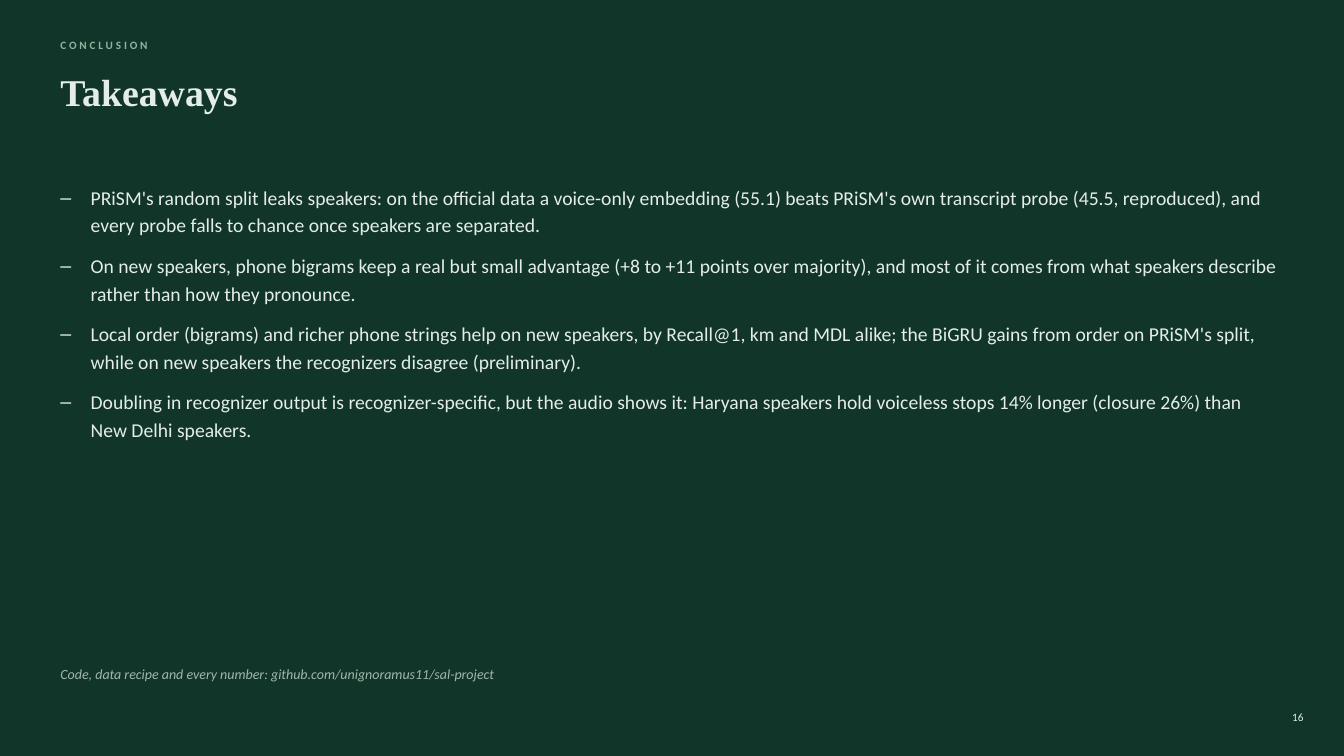
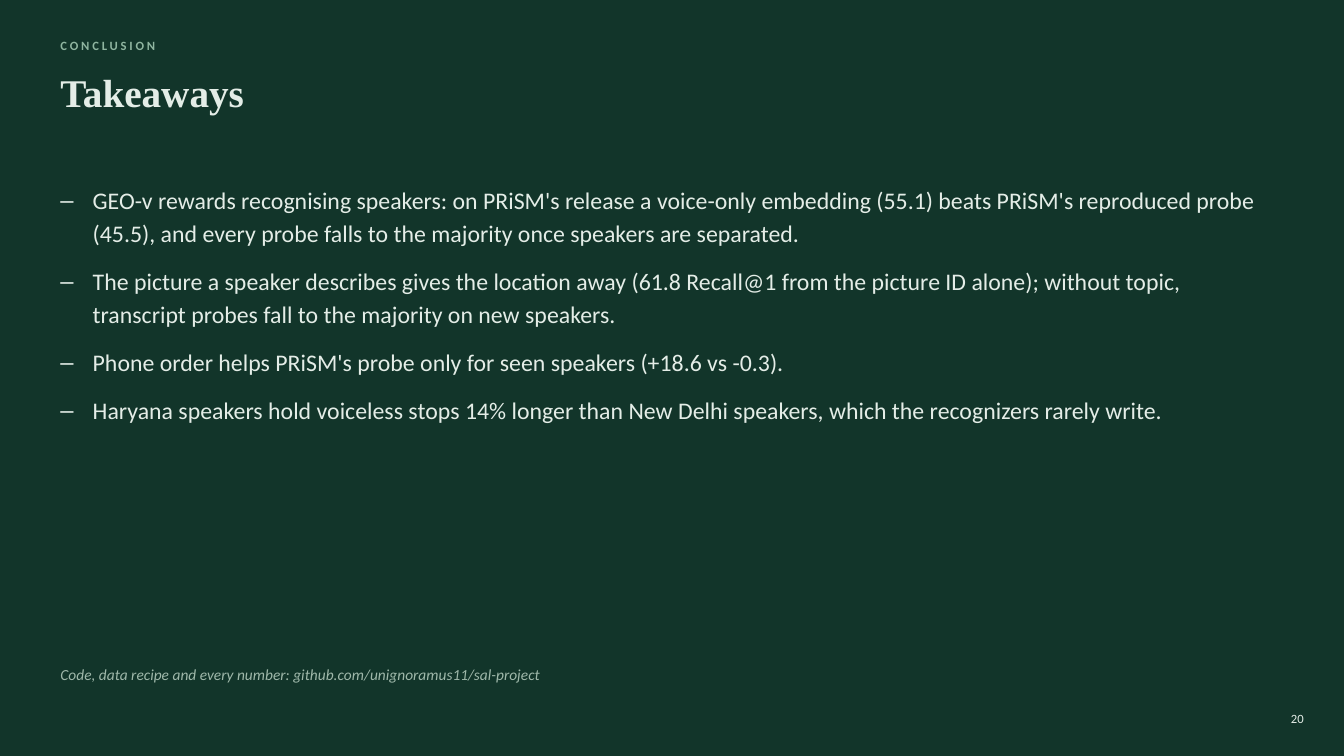
Before and after one commit to unignoramus11/sal-project, a slide deck: slide 20 of slides/mid/mid_evaluation.pptx (slide 16 before the commit). Drawn at 1344x756 pixels with LibreOffice and Linux fonts; fonts in the diff are those of the drawing. Boxes give left, top, right and bottom in pixels: in the first picture for what was removed or moved away, otherwise in the second. Text is boxed around its words. In the diff, an @@ line names an element or a change of style, - is before the commit and + after.

Commit message:
Rebuild the mid deck and add evaluation checks to the write-up

```diff
--- a/slides/mid/mid_evaluation.pptx
+++ b/slides/mid/mid_evaluation.pptx
@@ text "CONCLUSION" at (60, 42, 155, 50): size 8 to 9 pt @@
@@ text "Takeaways" at (60, 79, 243, 115): size 27 to 28 pt @@
@@ text at (93, 192, 1253, 423): text changed; size 14 to 17 pt @@
-– PRiSM's random split leaks speakers: on the official data a voice-only embedding (55.1) beats PRiSM's own transcript probe (45.5, reproduced), and every probe falls to chance once speakers are separated.
-– On new speakers, phone bigrams keep a real but small advantage (+8 to +11 points over majority), and most of it comes from what speakers describe rather than how they pronounce.
-– Local order (bigrams) and richer phone strings help on new speakers, by Recall@1, km and MDL alike; the BiGRU gains from order on PRiSM's split, while on new speakers the recognizers disagree (preliminary).
-– Doubling in recognizer output is recognizer-specific, but the audio shows it: Haryana speakers hold voiceless stops 14% longer (closure 26%) than New Delhi speakers.
+– GEO-v rewards recognising speakers: on PRiSM's release a voice-only embedding (55.1) beats PRiSM's reproduced probe (45.5), and every probe falls to the majority once speakers are separated.
+– The picture a speaker describes gives the location away (61.8 Recall@1 from the picture ID alone); without topic, transcript probes fall to the majority on new speakers.
+– Phone order helps PRiSM's probe only for seen speakers (+18.6 vs -0.3).
+– Haryana speakers hold voiceless stops 14% longer than New Delhi speakers, which the recognizers rarely write.
@@ text "Code, data recipe and every ..." at (60, 669, 540, 683): size 10 to 11 pt @@
@@ text at (1291, 715, 1304, 723): text changed; size 8 to 9 pt @@
-16
+20
```
Also in this commit, not shown: 14 other slides changed, 6 slides added, 2 slides removed, 6 other files.
